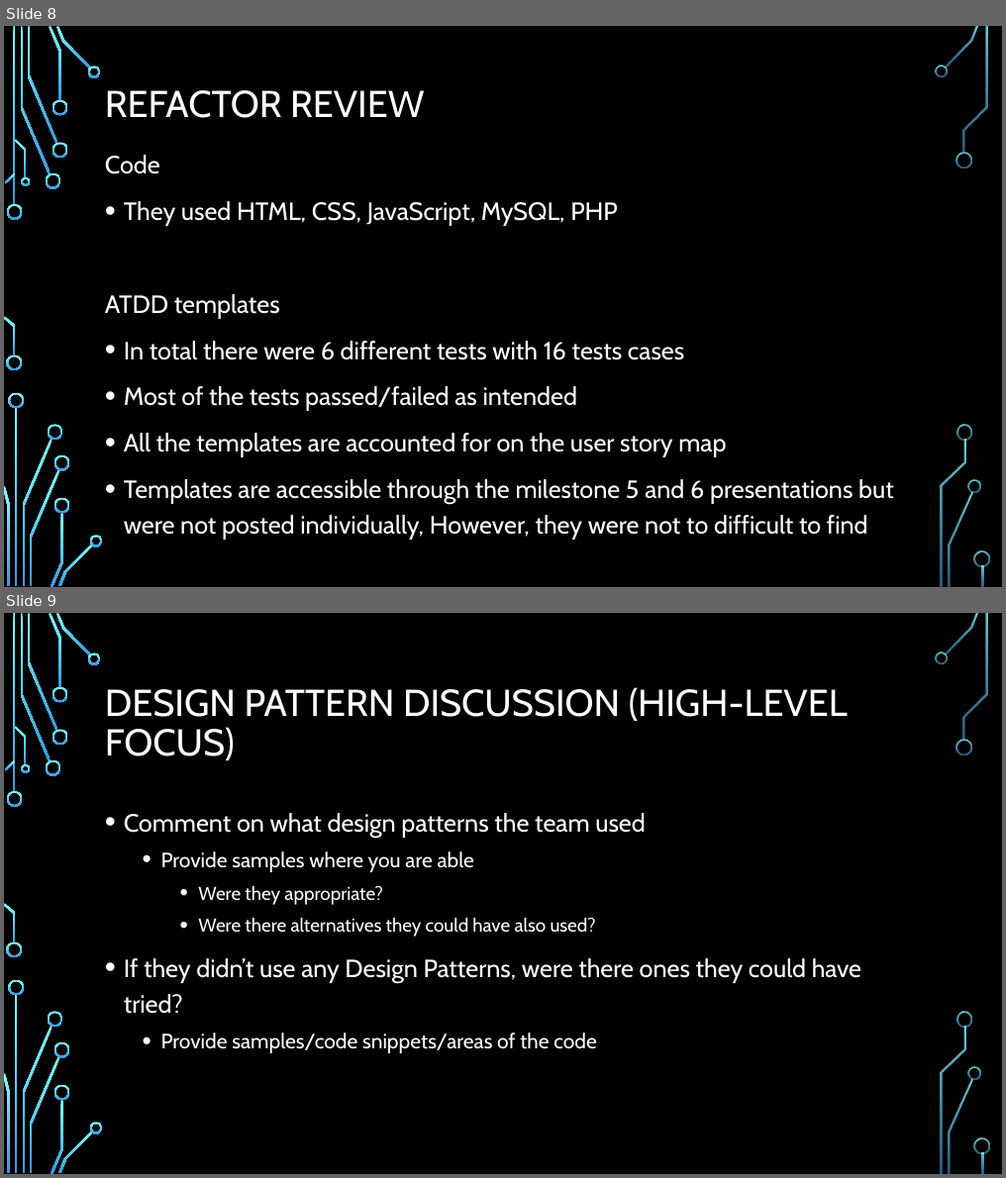
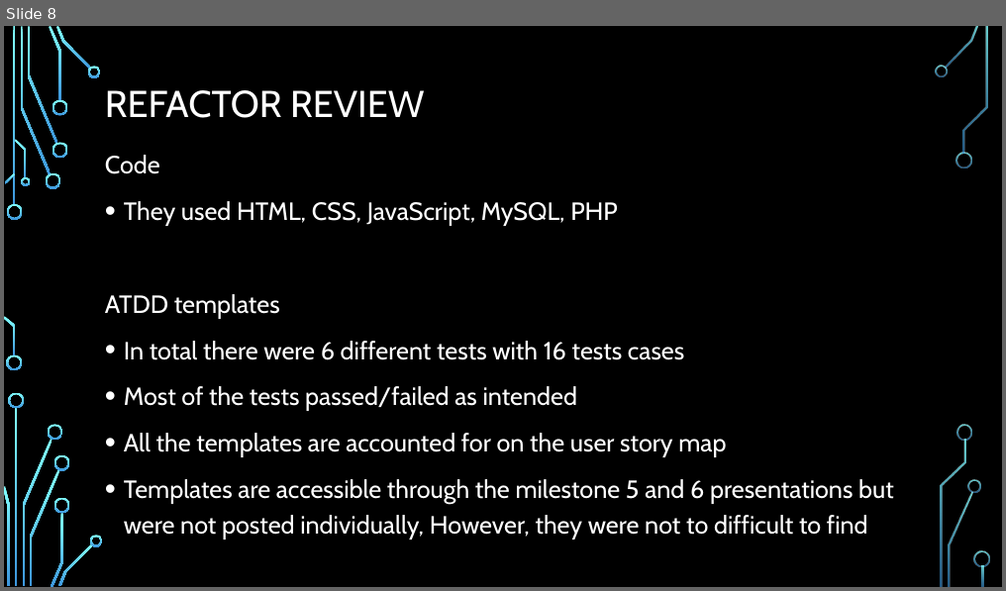
Before and after one commit to ureginastudent/PROJECT, a slide deck: Milestone 7/ENSE 470 Milestone 7.pptx. Shown one above the other, each under a label of ours: slides 8 and 9 before the commit, slide 8 after it. The pictures are 1006x1178 and 1006x591 pixels, drawn with LibreOffice and Linux fonts; fonts in the diff are those of the drawing; background and template pictures are left out. Boxes give left, top, right and bottom in pixels: in the first picture for what was removed or moved away, otherwise in the second. Text is boxed around its words. In the diff, an @@ line names an element or a change of style, - is before the commit and + after.

```diff
--- a/Milestone 7/ENSE 470 Milestone 7.pptx
+++ b/Milestone 7/ENSE 470 Milestone 7.pptx
@@ slide 9 removed at (4, 613, 1002, 1174), background picture (left out); not listed: 36 template elements that a slide beside it also shows @@
@@ title removed at (105, 687, 847, 761) @@
-DESIGN PATTERN DISCUSSION (HIGH-LEVEL FOCUS)
@@ text removed at (124, 813, 861, 1054) @@
-• Comment on what design patterns the team used
-  • Provide samples where you are able
-    • Were they appropriate?
-    • Were there alternatives they could have also used?
-• If they didn’t use any Design Patterns, were there ones they could have tried?
-  • Provide samples/code snippets/areas of the code
```
Also in this commit, not shown: 3 slides changed.
